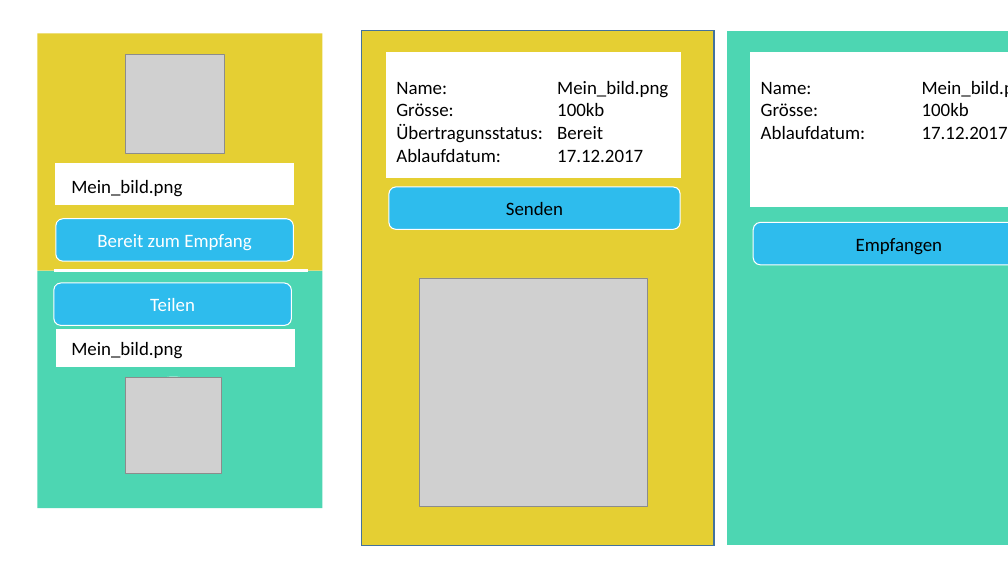
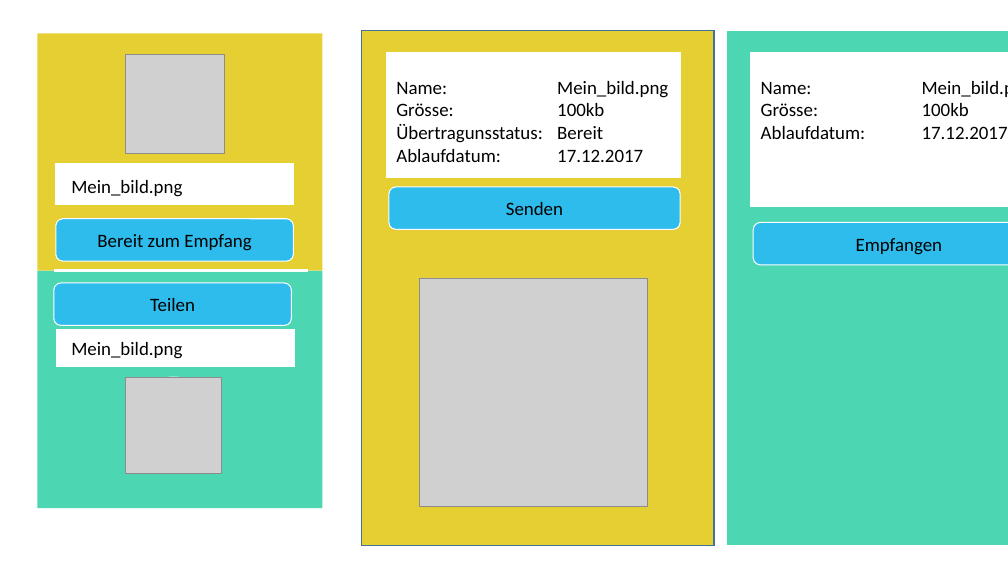
Before and after one commit to chrobacik/Device2Device-FileIO, a slide deck: slide 2 of Projekt Dokumente/UI Design/design.pptx. Drawn at 1008x567 pixels with LibreOffice and Linux fonts; fonts in the diff are those of the drawing; grey boxes stand for pictures. Boxes give left, top, right and bottom in pixels: in the first picture for what was removed or moved away, otherwise in the second. Text is boxed around its words. In the diff, an @@ line names an element or a change of style, - is before the commit and + after.

Commit message:
Design Guidelines updated

```diff
--- a/Projekt Dokumente/UI Design/design.pptx
+++ b/Projekt Dokumente/UI Design/design.pptx
@@ rounded rectangle "Bereit zum Empfang" at box(56, 219, 293, 261): text colour #FFFFFF to #000000 @@
@@ rounded rectangle "Teilen" at box(54, 283, 291, 325): text colour #FFFFFF to #000000 @@
```
